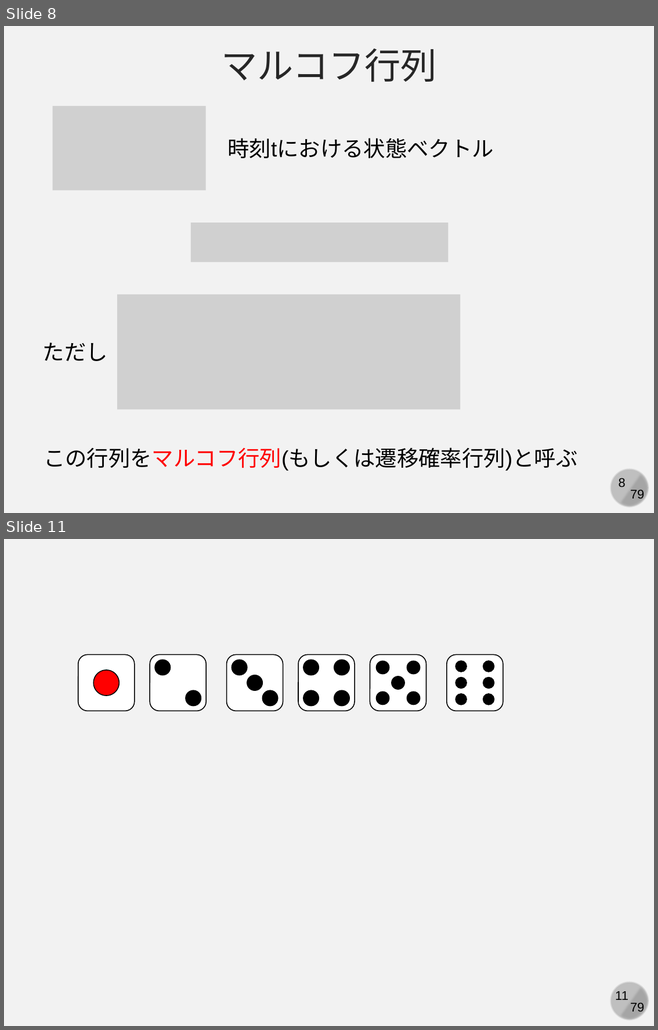
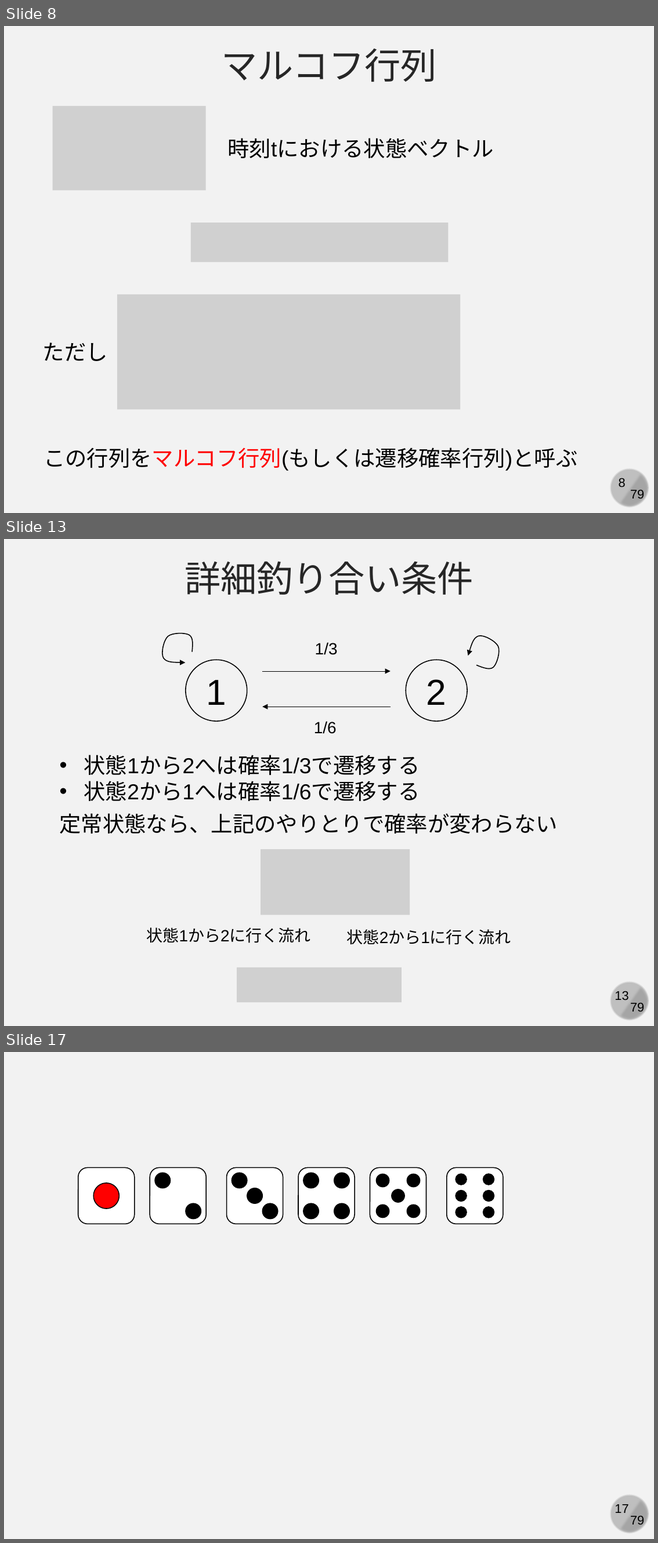
Before and after one commit to kaityo256/simulation_engineering, a slide deck: markov_chain/markov.pptx. Shown one above the other, each under a label of ours: slides 8 and 11 before the commit, slides 8, 13 and 17 after it; the slides between them are not shown. The pictures are 658x1030 and 658x1543 pixels, drawn with LibreOffice and Linux fonts; fonts in the diff are those of the drawing; grey boxes stand for pictures. Boxes give left, top, right and bottom in pixels: in the first picture for what was removed or moved away, otherwise in the second. Text is boxed around its words. In the diff, an @@ line names an element or a change of style, - is before the commit and + after.

```diff
--- a/markov_chain/markov.pptx
+++ b/markov_chain/markov.pptx
@@ slide 13 added at box(4, 539, 654, 1026), background #F2F2F2; not listed: 4 template elements that a slide beside it also shows @@
@@ text added at box(184, 561, 473, 595), 40 pt, text #262626 @@
+詳細釣り合い条件
@@ freeform shape added at box(155, 625, 201, 671), outline #000000 1 pt @@
@@ text added at box(315, 642, 338, 655), 18 pt, text #000000 @@
+1/3
@@ freeform shape added at box(462, 630, 506, 675), outline #000000 1 pt @@
@@ ellipse added at box(185, 660, 246, 721), outline #000000 1 pt, 40 pt, text #000000 @@
+1
@@ ellipse added at box(405, 660, 466, 721), outline #000000 1 pt, 40 pt, text #000000 @@
+2
@@ arrow added from (263, 671) to (390, 671), #000000 0.5 pt @@
@@ arrow added from (390, 707) to (263, 707), #000000 0.5 pt @@
@@ text added at box(314, 721, 336, 734), 18 pt, text #000000 @@
+1/6
@@ text added at box(84, 755, 420, 801), 24 pt, text #000000 @@
+• 状態1から2へは確率1/3で遷移する
+• 状態2から1へは確率1/6で遷移する
@@ text added at box(60, 813, 558, 834), 24 pt, text #000000 @@
+定常状態なら、上記のやりとりで確率が変わらない
@@ picture added at box(260, 849, 409, 915) @@
@@ text added at box(147, 928, 311, 943), 18 pt, text #000000 @@
+状態1から2に行く流れ
@@ text added at box(347, 929, 511, 945), 18 pt, text #000000 @@
+状態2から1に行く流れ
@@ picture added at box(237, 968, 401, 1003) @@
@@ what was slide 11 is now slide 17 @@
@@ page number at box(614, 1504, 628, 1513): text changed @@
-11
+17
```
Also in this commit, not shown: 3 slides changed, 5 other slides added.
